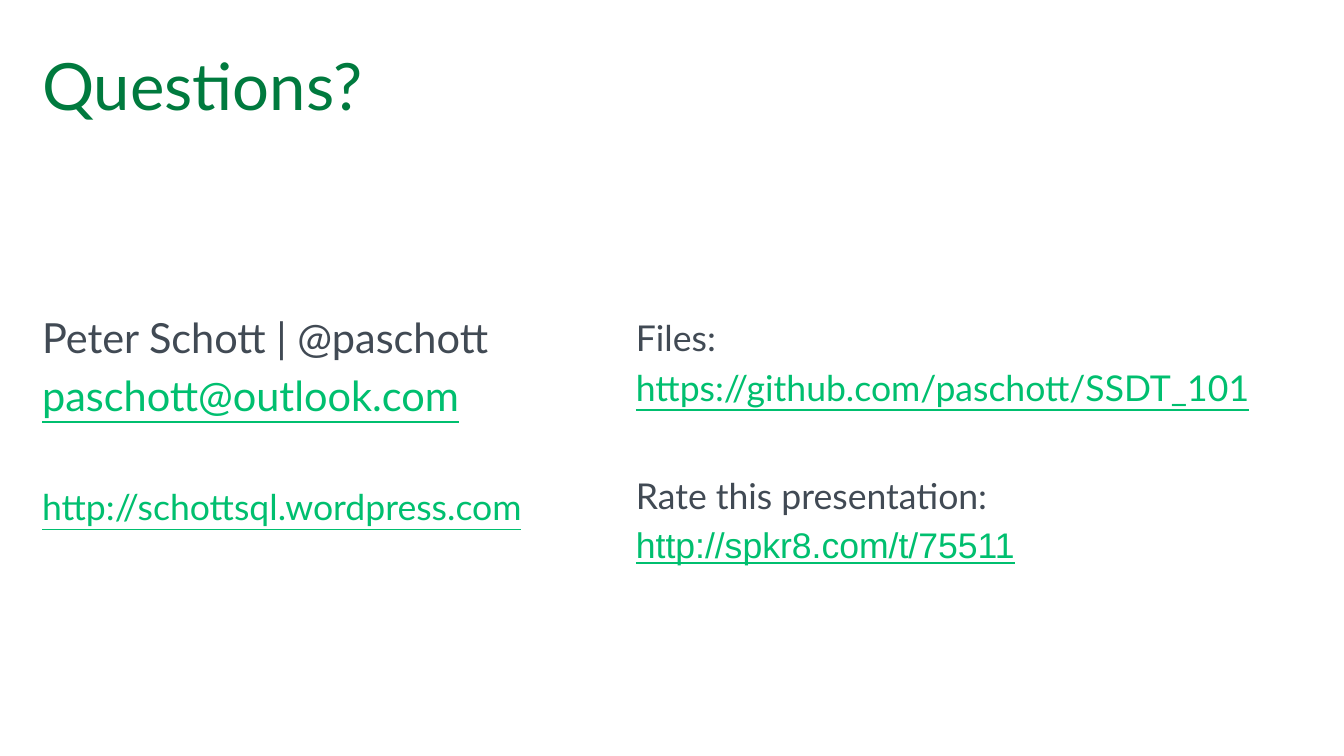
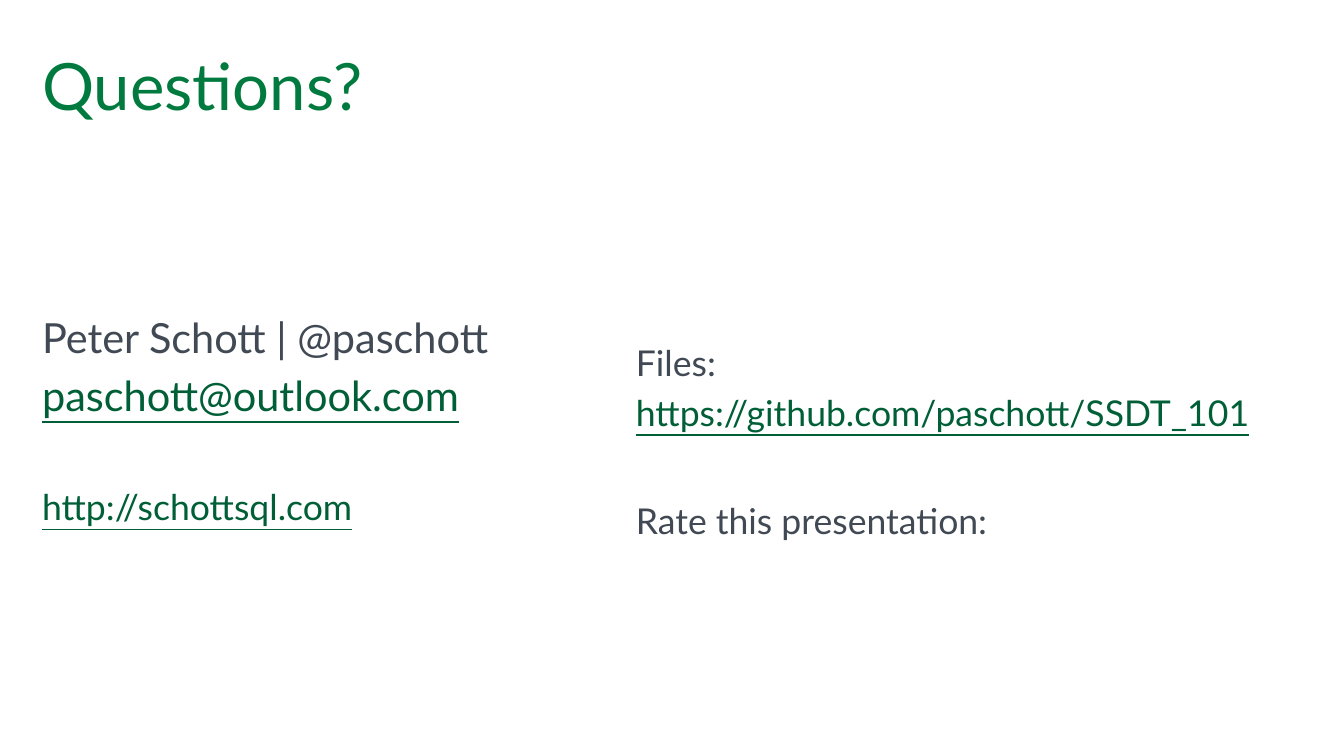
Before and after one commit to paschott/SSDT_101, a slide deck: slide 13 of Getting Your DB Schema Under Control With SSDT - SQL Saturday.pptx. Drawn at 1344x756 pixels with LibreOffice and Linux fonts; fonts in the diff are those of the drawing; background and template pictures are left out. Boxes give left, top, right and bottom in pixels: in the first picture for what was removed or moved away, otherwise in the second. Text is boxed around its words. In the diff, an @@ line names an element or a change of style, - is before the commit and + after.

```diff
--- a/Getting Your DB Schema Under Control With SSDT - SQL Saturday.pptx
+++ b/Getting Your DB Schema Under Control With SSDT - SQL Saturday.pptx
@@ text at box(42, 380, 459, 418): text colour #00BF6F to #005F37 in "paschott@outlook.com" @@
@@ text at box(636, 399, 1249, 433): text colour #00BF6F to #005F37 in "https://github.com/paschott/SSDT_101" @@
@@ text at box(42, 493, 352, 526): text changed; text colour #00BF6F to #005F37 @@
-http://schottsql.wordpress.com
+http://schottsql.com
@@ text at box(636, 532, 1015, 566): paragraph removed @@
-http://spkr8.com/t/75511
```
Also in this commit, not shown: 2 other slides changed, 6 other files.
